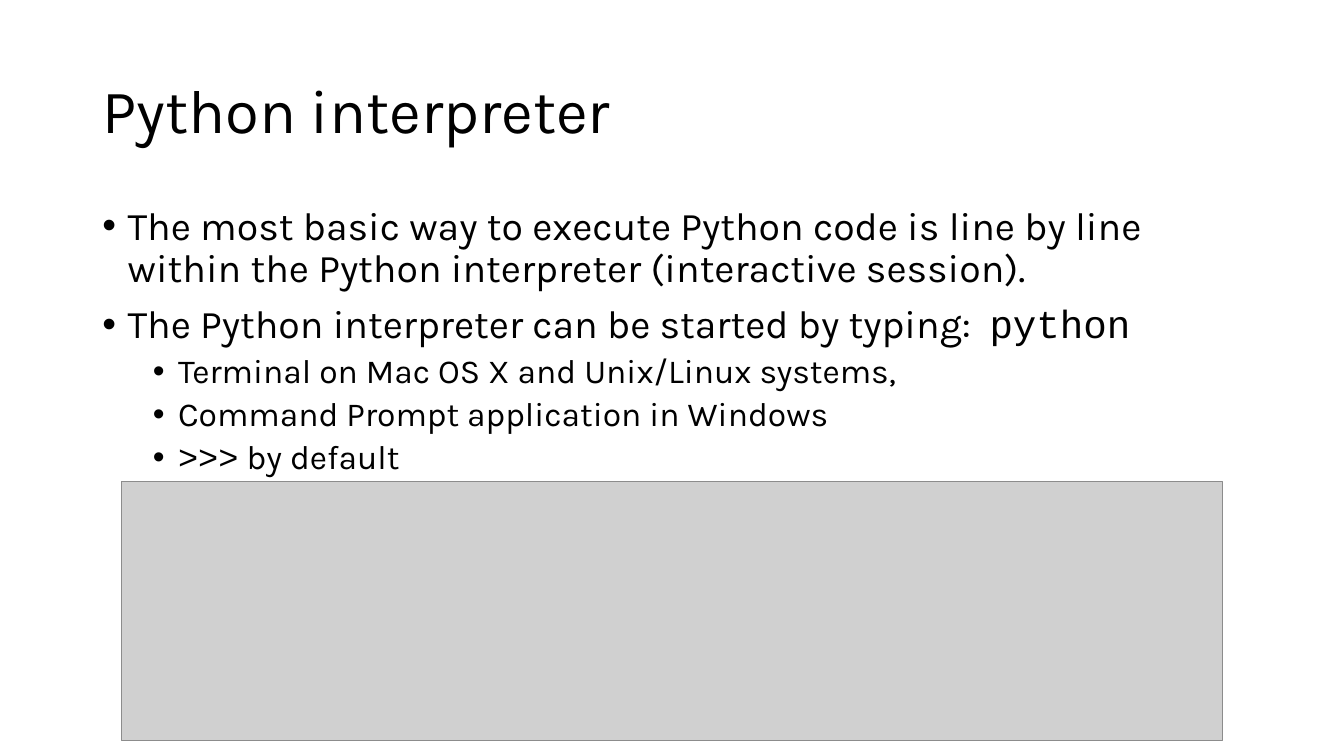
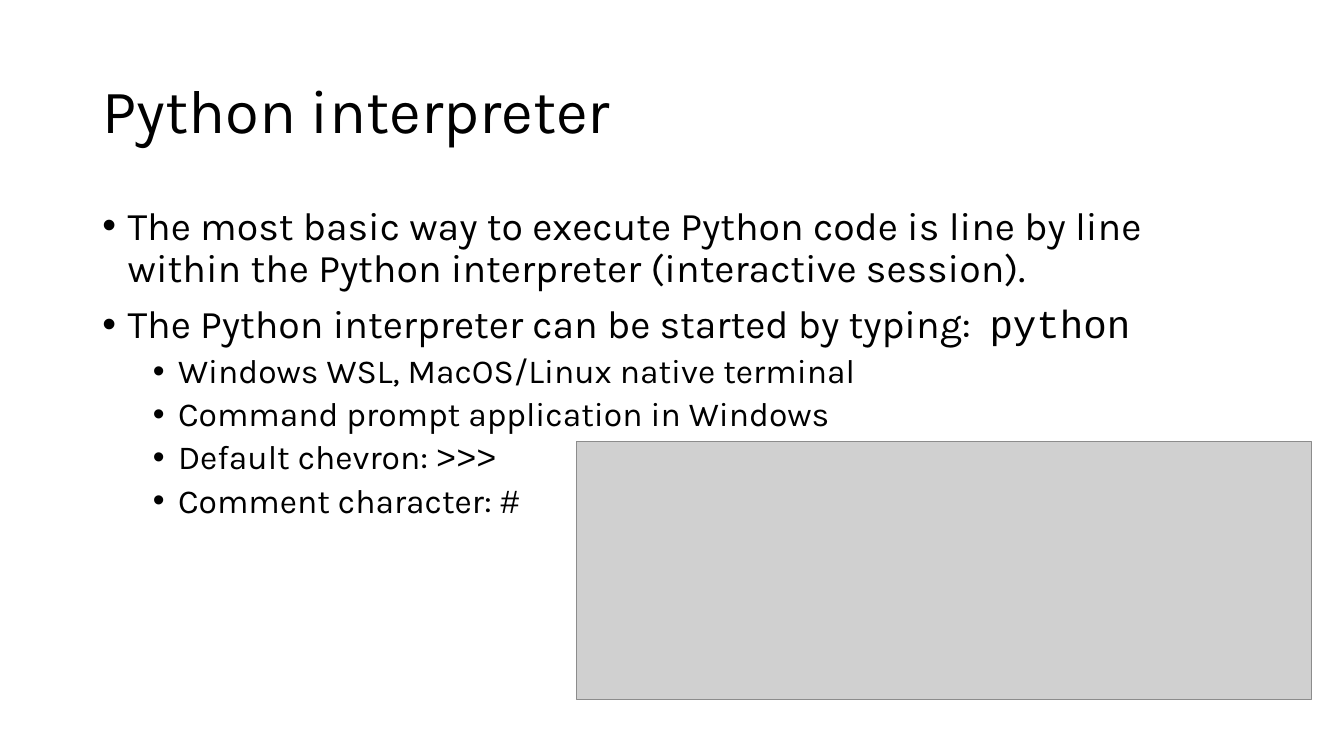
Before and after one commit to moravveji/python_intro_training, a slide deck: slide 19 of slides-pptx/02-Python_intro-Setup.pptx (slide 18 before the commit). Drawn at 1344x756 pixels with LibreOffice and Linux fonts; fonts in the diff are those of the drawing; grey boxes stand for pictures. Boxes give left, top, right and bottom in pixels: in the first picture for what was removed or moved away, otherwise in the second. Text is boxed around its words. In the diff, an @@ line names an element or a change of style, - is before the commit and + after.

```diff
--- a/slides-pptx/02-Python_intro-Setup.pptx
+++ b/slides-pptx/02-Python_intro-Setup.pptx
@@ text at (x1=178, y1=358, x2=855, y2=514): text changed @@
-  • Terminal on Mac OS X and Unix/Linux systems,
-  • Command Prompt application in Windows
-  • >>> by default
+  • Windows WSL, MacOS/Linux native terminal
+  • Command prompt application in Windows
+  • Default chevron: >>>
+  • Comment character: #
@@ picture resized from (x1=121, y1=482, x2=1223, y2=741) to (x1=577, y1=442, x2=1312, y2=701) @@
```
Also in this commit, not shown: 14 other slides changed, 1 slide added, 8 slides removed, 14 other files.
